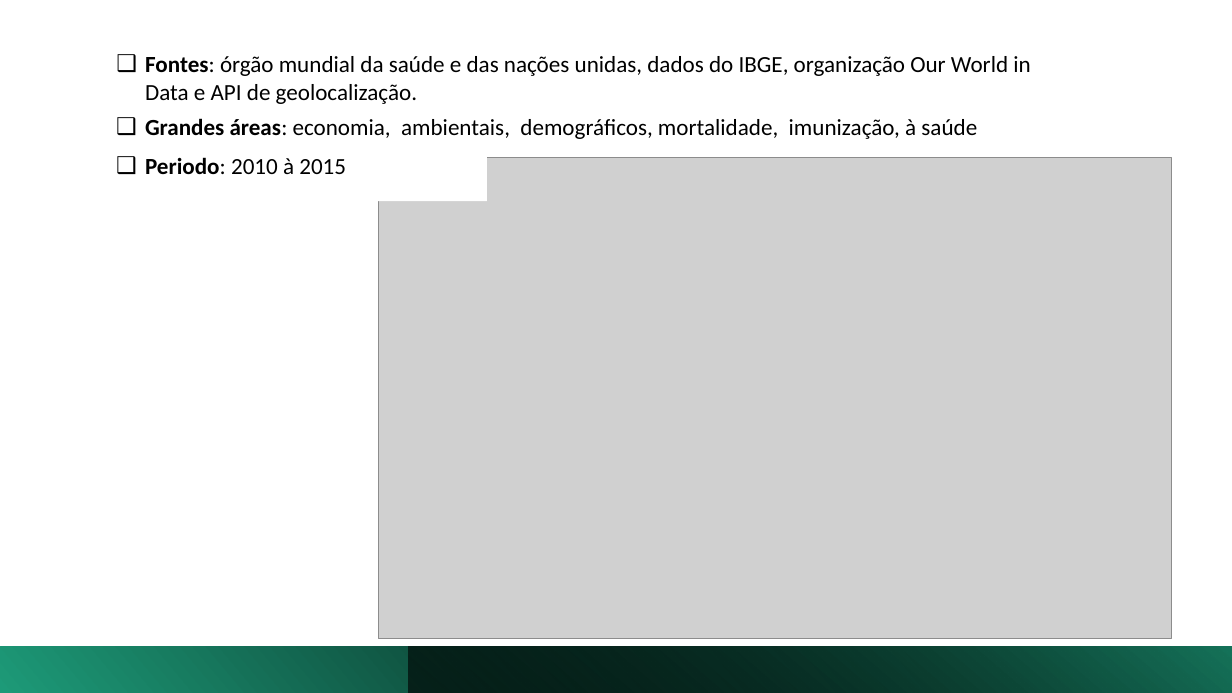
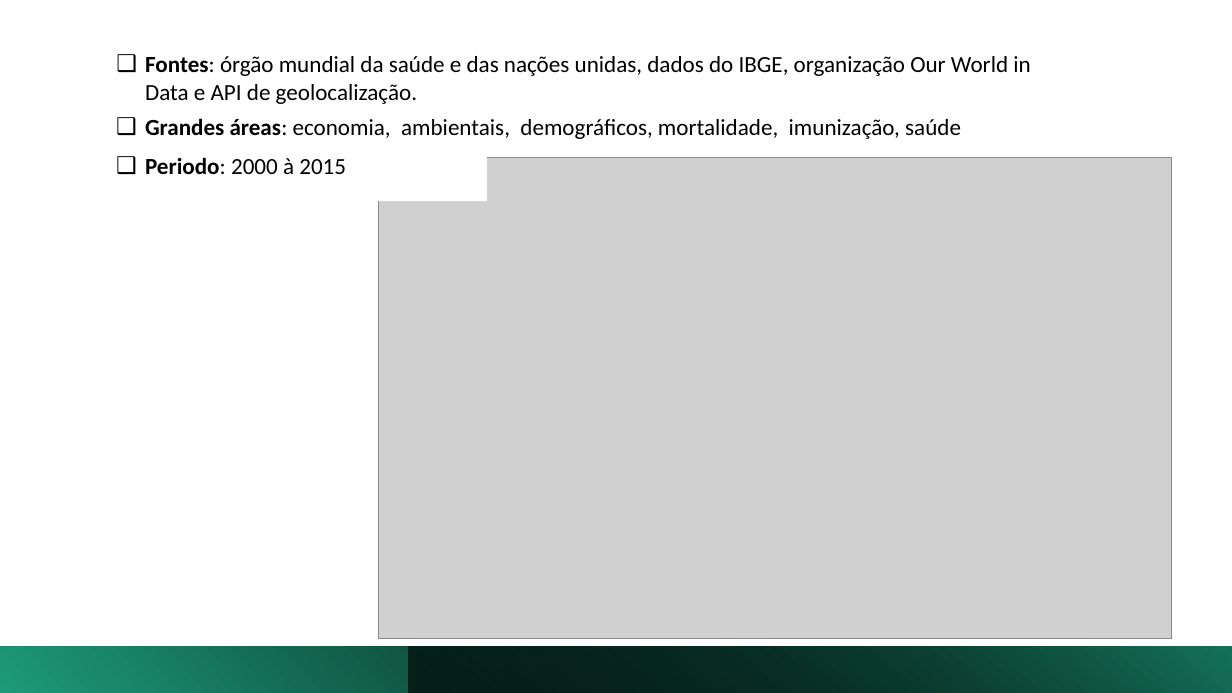
Before and after one commit to alessandra-barbosa/life_expectancy_prediction, a slide deck: slide 7 of pdf/life_expectancy.pptx. Drawn at 1232x693 pixels with LibreOffice and Linux fonts; fonts in the diff are those of the drawing; grey boxes stand for pictures. Boxes give left, top, right and bottom in pixels: in the first picture for what was removed or moved away, otherwise in the second. Text is boxed around its words. In the diff, an @@ line names an element or a change of style, - is before the commit and + after.

```diff
--- a/pdf/life_expectancy.pptx
+++ b/pdf/life_expectancy.pptx
@@ text at (x1=145, y1=118, x2=961, y2=139): text changed @@
-❑ Grandes áreas: economia, ambientais, demográficos, mortalidade, imunização, à saúde
+❑ Grandes áreas: economia, ambientais, demográficos, mortalidade, imunização, saúde
@@ text at (x1=145, y1=157, x2=346, y2=174): text changed @@
-❑ Periodo: 2010 à 2015
+❑ Periodo: 2000 à 2015
```
Also in this commit, not shown: 6 other slides changed, 10 slides added, 3 slides removed, 2 other files.
